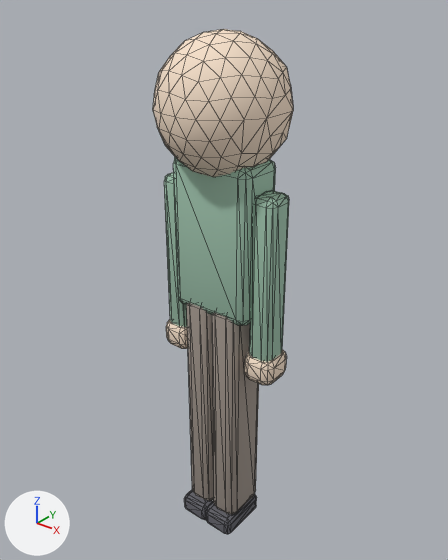
Renders of the glTF model public/assets/models/npc.glb from each side of a commit.
One viewpoint serves both versions: a camera (50 mm lens) standing at (1.11, -1.386, 1.84) and looking at (-0.025, 0.032, 0.961). Arrows for +X, +Y and +Z are at lower left; the lights stay in place. The first picture is the older version. Mesh edges are drawn as thin lines. Vertices at exactly the same position are counted once.

The scene before the commit, as lines of its bpy script (objects in view):
```python
me_cube = bpy.data.meshes.new('Cube')
me_cube.from_pydata(...)  # 628 vertices, 1216 faces; spans x -0.22..0.22, y -0.2..0.2, z 0.03..1.72
# faces by material slot: [152, 216, 324, 524]
me_cube.materials.append(mat_shoe)  # dark grey #616169
me_cube.materials.append(mat_pants)  # grey #a0958b
me_cube.materials.append(mat_shirt)  # greyish green #a0c4ad
me_cube.materials.append(mat_skin)  # beige #f8e2cb
ob_npc = bpy.data.objects.new('Npc', me_cube)
ob_npc.location = (0.0, 0.0, 0.0)
```
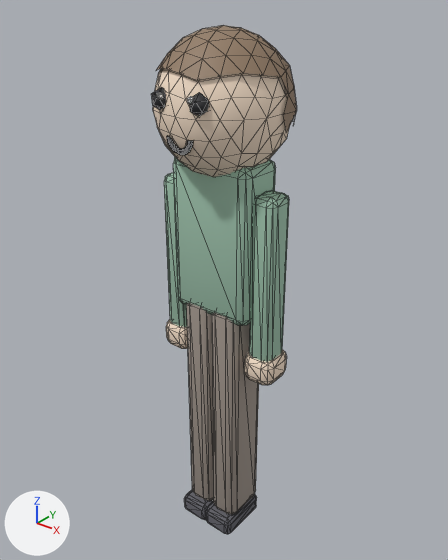
Where the change shows, as pixel boxes [x1, y1, x2, y2] in the pictures (448 x 560 px):
'Npc', reshaped: before [153, 29, 293, 534]; after [151, 25, 297, 534]
part 1 of me_cube, added: after [189, 92, 209, 116]
part 2 of me_cube, added: after [151, 87, 166, 110]
part 3 of me_cube, added: after [156, 92, 164, 100]
part 4 of me_cube, added (brown): after [156, 25, 297, 133]
part 5 of me_cube, added: after [167, 135, 193, 155]

The edits, one by one:
Material 'Hair' (mat_hair) is new.
Its base color is (0.29, 0.2, 0.13) (brown #937c65).
Its roughness is 0.6.
Material 'EyeShine' (mat_eyeshine) is new.
Its base color is (1.0, 1.0, 1.0) (white #ffffff).
Its roughness is 0.6.
Material 'Eye' (mat_eye) is new.
Its base color is (0.024, 0.024, 0.028) (black #2b2b2f).
Its roughness is 0.6.
me_cube is used by ob_npc; location (0.0, 0.0, 0.0).
me_cube had 628 vertices, 1216 faces and spanned x -0.22..0.22, y -0.2..0.2, z 0.03..1.72.
me_cube now has 812 vertices, 1520 faces and spans x -0.22..0.22, y -0.21..0.21, z 0.03..1.73.
me_cube part 1: a new loose piece, an icosphere of 20 faces spanning x 0.037..0.093, y -0.204..-0.152, z 1.524..1.586, in mat_eye (black #2b2b2f).
me_cube part 2: a new loose piece, an icosphere of 20 faces spanning x -0.093..-0.037, y -0.204..-0.152, z 1.524..1.586, in mat_eye (black #2b2b2f).
me_cube part 3: a new loose piece, an icosphere of 20 faces spanning x -0.063..-0.043, y -0.206..-0.188, z 1.556..1.578, in mat_eyeshine (white #ffffff).
me_cube part 4: a new loose piece of 82 vertices spanning x -0.2..0.2, y -0.18..0.21, z 1.46..1.73, in mat_hair (brown #937c65).
me_cube part 5: a new loose piece of 54 vertices spanning x -0.05..0.05, y -0.19..-0.18, z 1.42..1.46, in mat_eye (black #2b2b2f).
Other edits to the shape of me_cube do not show in these pictures.
me_cube gains material mat_eye (black #2b2b2f).
me_cube gains material mat_eyeshine (white #ffffff).
me_cube gains material mat_hair (brown #937c65).
